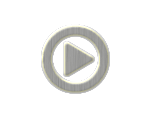
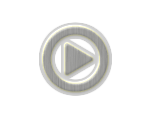
Comparing the layer stacks of the two 153×114 images. Changes:
pixels changed over [39,22,112,96] (layer not identified)
